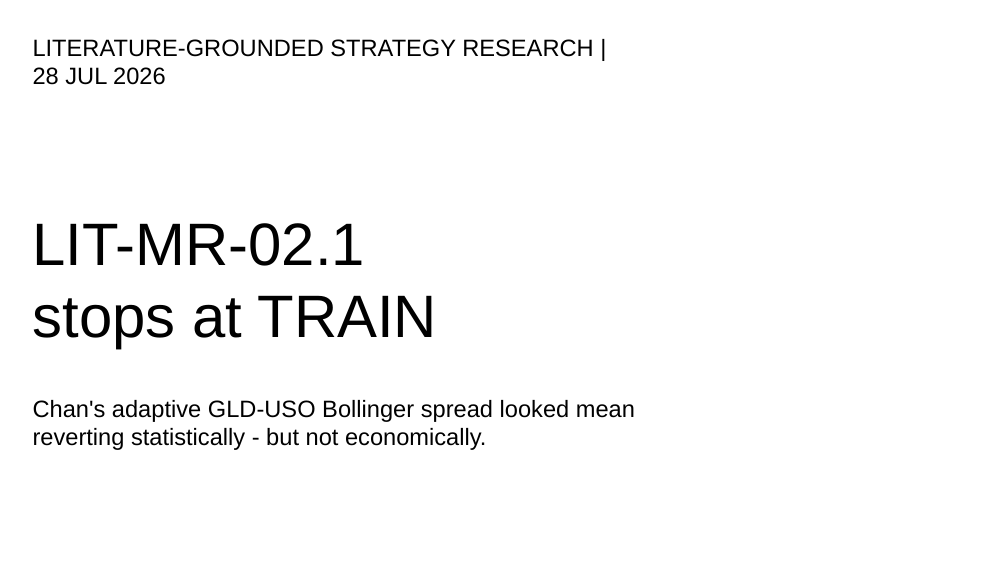
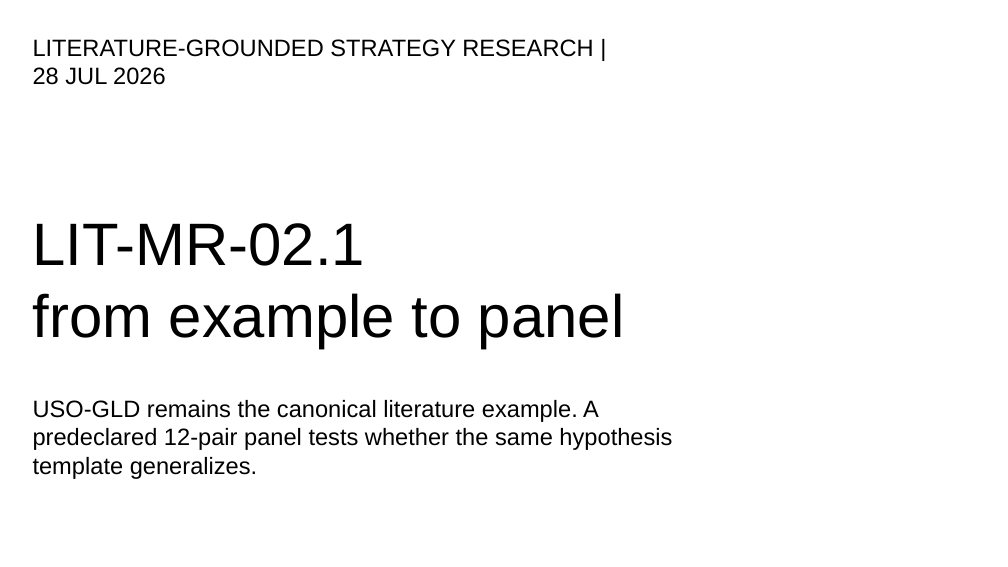
Before and after one commit to Francisc0Franc0/Time-Series-Modeling-Gen5, a slide deck: slide 1 of presentations/gen5_lit_mr_02_1_bollinger_evidence.pptx. Drawn at 1008x567 pixels with LibreOffice and Linux fonts; fonts in the diff are those of the drawing. Boxes give left, top, right and bottom in pixels: in the first picture for what was removed or moved away, otherwise in the second. Text is boxed around its words. In the diff, an @@ line names an element or a change of style, - is before the commit and + after.

Commit message:
feat: add LIT-MR-02.1 fixed pair panel

```diff
--- a/presentations/gen5_lit_mr_02_1_bollinger_evidence.pptx
+++ b/presentations/gen5_lit_mr_02_1_bollinger_evidence.pptx
@@ text at <box>33,223,624,349</box>: text changed @@
-LIT-MR-02.1
-stops at TRAIN
+LIT-MR-02.1
+from example to panel
@@ text at <box>33,400,672,479</box>: text changed @@
-Chan's adaptive GLD-USO Bollinger spread looked mean reverting statistically - but not economically.
+USO-GLD remains the canonical literature example. A predeclared 12-pair panel tests whether the same hypothesis template generalizes.
```
Also in this commit, not shown: 6 other slides changed, 9 slides added, 1 slide removed, 9 other files.
